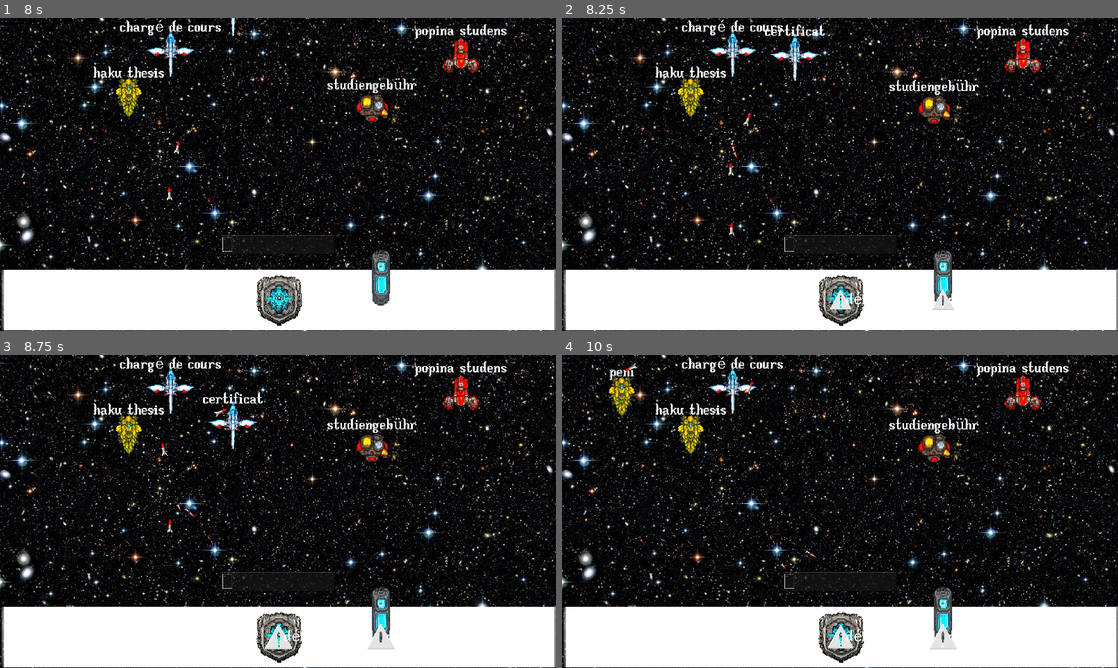
Above: before the commit, frames 1-4 (two rows, left to right).
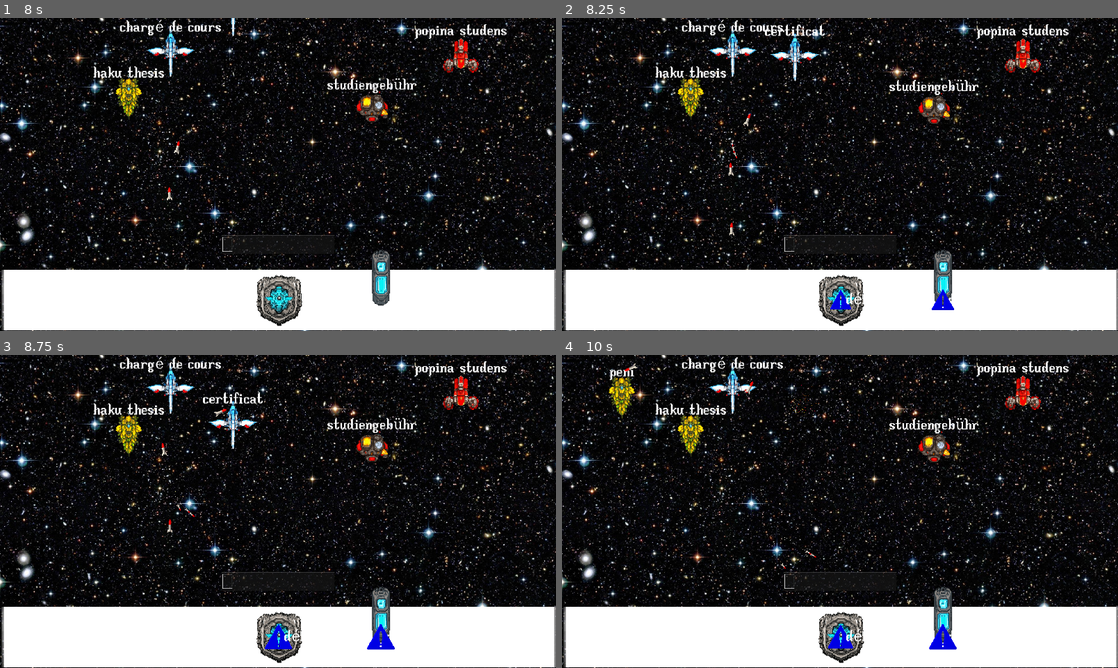
Above: after the commit, the same moments.

Repository: HephaistosForge/LinguaCaelestia
Game: Godot game, scene res://levels/main.tscn
Same seed, same stepped clock (60 frames per second), same inputs: the game is played once before the commit and once after it.
Inputs (mouse positions are in pixels of both pictures, inside the frame that each line leads up to):
- Up to frame 1 (8 s): click (278, 243) at 0.52 s; type "bibliothek" at 0.6 s; type "pepa" at 2 s; type "certificat" at 6.5 s; type "peni" at 7.25 s
- Up to frame 2 (8.25 s): type "ako" at 8 s
- Up to frame 3 (8.75 s): no input
- Up to frame 4 (10 s): type "Bouclier" at 8.75 s

Frame 1 is identical in both runs. In frame 2, 0.3% of the frame differs, in the area x 48-71%, y 86-94%; in frame 3, 0.4%, in the area x 47-71%, y 86-95%; in frame 4, 0.4%.

Commit message:
add color to language, fix mothership death bug

Diff:
--- a/IncomingMissileWarning.gd
+++ b/IncomingMissileWarning.gd
@@ -2,16 +2,28 @@
 
 @onready var icon = $Icon
 @onready var typed_label = $TypedLabel
-# Called when the node enters the scene tree for the first time.
+var tween
+
+
 func _ready() -> void:
-	var tween = get_tree().create_tween()
+	tween = get_tree().create_tween()
 	tween.tween_property(icon, "scale", Vector2(1.3, 1.3), 0.7).set_trans(Tween.TRANS_CUBIC).set_ease(Tween.EASE_IN_OUT)
 	tween.tween_property(icon, "scale", Vector2(1.0, 1.0), 0.7).set_trans(Tween.TRANS_CUBIC).set_ease(Tween.EASE_IN_OUT)
-	tween.set_loops()
+	tween.set_loops(999)
 
-func set_input_text(text: String):
+
+func init(color: Color, text: String, weapon: Node2D) -> void:
 	typed_label.set_text(text)
+	icon.modulate = color
+	weapon.destroyed.connect(_on_weapon_destroyed)
+
 
 # Called every frame. 'delta' is the elapsed time since the previous frame.
 func _process(delta: float) -> void:
 	pass
+
+
+func _on_weapon_destroyed(_weapon_ref):
+	if tween.is_running:
+		tween.kill()
+	self.queue_free()
--- a/entities/mothership/mothership.gd
+++ b/entities/mothership/mothership.gd
@@ -3,6 +3,7 @@
 signal player_death
 
 const INCOMING_MISSILE_WARNING_PREFAB = preload("res://player/ui/incoming_missile_warning.tscn")
+#const SHIELD_PREFAB = preload()
 
 var max_hp = 1000
 var hp = 1000
@@ -17,9 +18,9 @@
 		return
 	var warning = INCOMING_MISSILE_WARNING_PREFAB.instantiate()
 	self.add_child(warning)
-	warning.set_input_text(language.shield_words.pick_random())
+	warning.init(language.color, language.shield_words.pick_random(), weapon)
 	warning.global_position = projectile_target.global_position
-	weapon.destroyed.connect(_on_weapon_destroyed)
+
 
 
 func reduce_hp(val: int) -> void:
@@ -34,9 +35,5 @@
 	self.queue_free()
 
 
-func spawn_shield(position_index):
+func spawn_shield(projectile_target: Node2D):
 	pass
-
-
-func _on_weapon_destroyed(_weapon_ref):
-	self.queue_free()
--- a/globals/language.gd
+++ b/globals/language.gd
@@ -6,11 +6,13 @@
 var ship_words: Array
 var shield_words: Array
 var weapons: Array
+var color: Color
 var cruiser_scene: PackedScene
 
-func _init(_language, _ship_words, _shield_words, _weapons, _cruiser_scene):
+func _init(_language, _ship_words, _shield_words, _weapons, _color, _cruiser_scene):
 	language = _language
 	ship_words = _ship_words
 	shield_words = _shield_words
 	weapons = _weapons
+	color = _color
 	cruiser_scene = _cruiser_scene
--- a/globals/languages.gd
+++ b/globals/languages.gd
@@ -14,6 +14,7 @@
 	],
 	["Shield", "defend", "block", "protect", "Guard"],
 	["Rocket","Laser"],
+	Color.AQUAMARINE,
 	preload("res://entities/enemies/latin/cruiser.tscn"),
 )
 
@@ -32,6 +33,7 @@
 		],
 		["Schild", "verteidigen", "blocken", "schützen", "Wächter"],
 		["Rakete","Laser"],
+		Color.GOLDENROD,
 		preload("res://entities/enemies/german/cruiser.tscn"),
 	),
 	Language.new(
@@ -50,6 +52,7 @@
 		],
 		["scutum", "defensio", "arcēre", "tueri", "custodia"],
 		["missile","telum"],
+		Color.CRIMSON,
 		preload("res://entities/enemies/latin/cruiser.tscn"),
 	),
 	Language.new(
@@ -67,6 +70,7 @@
 		],
 		["pale pale", "pale aku", "poloka", "e hoomalu", "kiai"],
 		["pana", "ihe"],
+		Color.YELLOW,
 		preload("res://entities/enemies/hawaiian/cruiser.tscn"),
 	),
 	Language.new(
@@ -84,6 +88,7 @@
 		],
 		["Bouclier", "défendent", "bloquer", "protègent", "Gardien"],
 		["Missile","Laser"],
+		Color.BLUE,
 		preload("res://entities/enemies/french/cruiser.tscn"),
 	),
 ]
--- /dev/null
+++ b/vfx/bottom_fade_shader/bottom_fade.gdshader
@@ -0,0 +1,11 @@
+shader_type canvas_item;
+
+
+
+void vertex() {
+	// Called for every vertex the material is visible on.
+}
+
+void fragment() {
+	COLOR.a = clamp((0.8-UV.y) * 3.0, 0, COLOR.a);
+}
